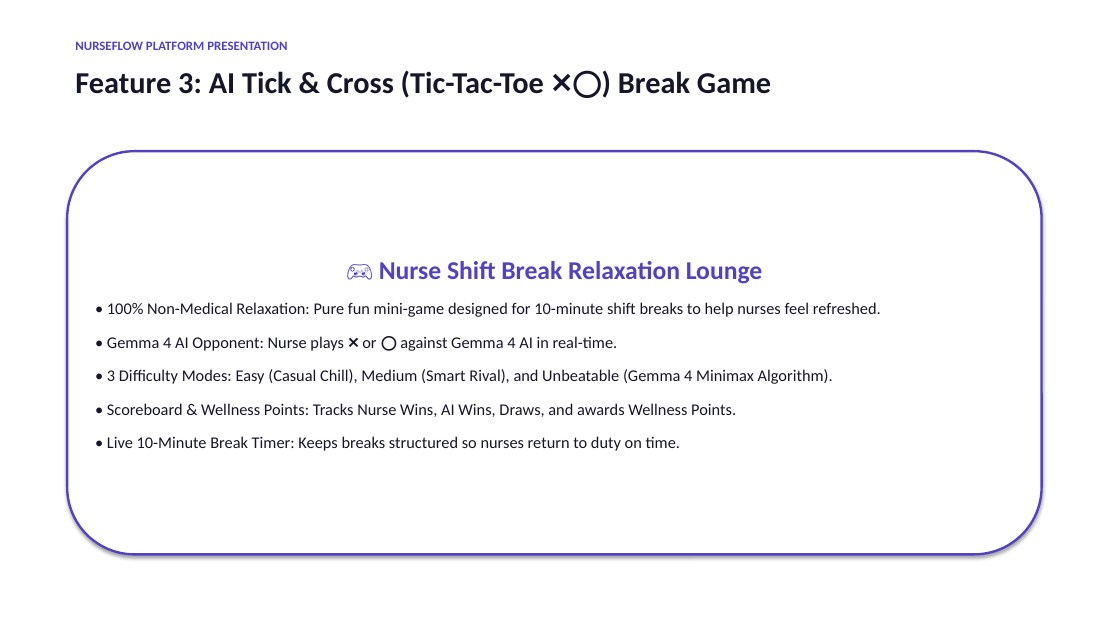
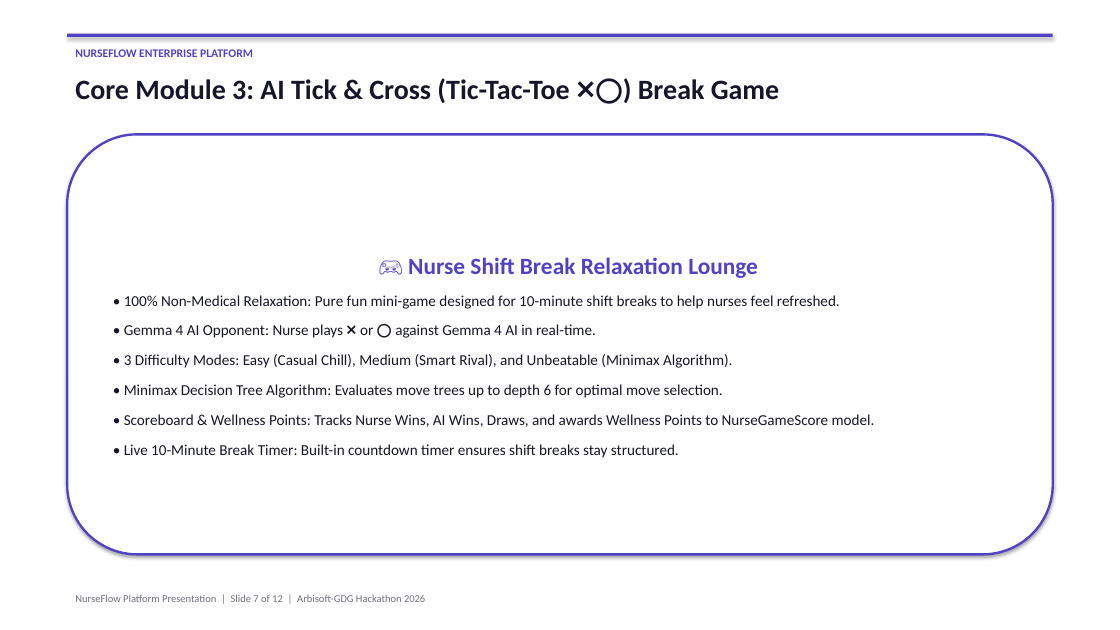
Before and after one commit to Sagheer1122/Arbisoft-GDG-Hackathon, a slide deck: slide 7 of NurseFlow_Project_Presentation.pptx (slide 6 before the commit). Drawn at 1120x630 pixels with LibreOffice and Linux fonts; fonts in the diff are those of the drawing. Boxes give left, top, right and bottom in pixels: in the first picture for what was removed or moved away, otherwise in the second. Text is boxed around its words. In the diff, an @@ line names an element or a change of style, - is before the commit and + after.

Commit message:
Update PowerPoint presentation with ultra-professional 12-slide layout

```diff
--- a/NurseFlow_Project_Presentation.pptx
+++ b/NurseFlow_Project_Presentation.pptx
@@ rectangle added at (x1=67, y1=34, x2=1053, y2=37), fill #5142C5 @@
@@ text at (x1=75, y1=49, x2=253, y2=57): text changed; size 11 to 10 pt @@
-NURSEFLOW PLATFORM PRESENTATION
+NURSEFLOW ENTERPRISE PLATFORM
@@ text at (x1=75, y1=78, x2=780, y2=103): text changed; size 26 to 24 pt @@
-Feature 3: AI Tick & Cross (Tic-Tac-Toe ❌⭕) Break Game
+Core Module 3: AI Tick & Cross (Tic-Tac-Toe ❌⭕) Break Game
@@ rounded rectangle "🎮 Nurse Shift Break Relaxation ..." resized from (x1=67, y1=151, x2=1042, y2=555) to (x1=67, y1=134, x2=1053, y2=555) @@
@@ text in rounded rectangle at (x1=124, y1=257, x2=840, y2=338): size 22 to 20 pt in "🎮 Nurse Shift Break Relaxation Lounge"; size 14 to 13 pt in "• 100% Non-Medical Relaxation: Pure fun mini-game ...", "• Gemma 4 AI Opponent: Nurse plays ..."; less space between paragraphs @@
@@ text in rounded rectangle at (x1=124, y1=354, x2=875, y2=458): text changed; size 14 to 13 pt @@
-• 3 Difficulty Modes: Easy (Casual Chill), Medium (Smart Rival), and Unbeatable (Gemma 4 Minimax Algorithm).
-• Scoreboard & Wellness Points: Tracks Nurse Wins, AI Wins, Draws, and awards Wellness Points.
-• Live 10-Minute Break Timer: Keeps breaks structured so nurses return to duty on time.
+• 3 Difficulty Modes: Easy (Casual Chill), Medium (Smart Rival), and Unbeatable (Minimax Algorithm).
+• Minimax Decision Tree Algorithm: Evaluates move trees up to depth 6 for optimal move selection.
+• Scoreboard & Wellness Points: Tracks Nurse Wins, AI Wins, Draws, and awards Wellness Points to NurseGameScore model.
+• Live 10-Minute Break Timer: Built-in countdown timer ensures shift breaks stay structured.
@@ text added at (x1=75, y1=595, x2=425, y2=602), 9 pt, text #707080 @@
+NurseFlow Platform Presentation | Slide 7 of 12 | Arbisoft-GDG Hackathon 2026
```
Also in this commit, not shown: 6 other slides changed, 5 slides added, 3 slides removed, 1 other file.
